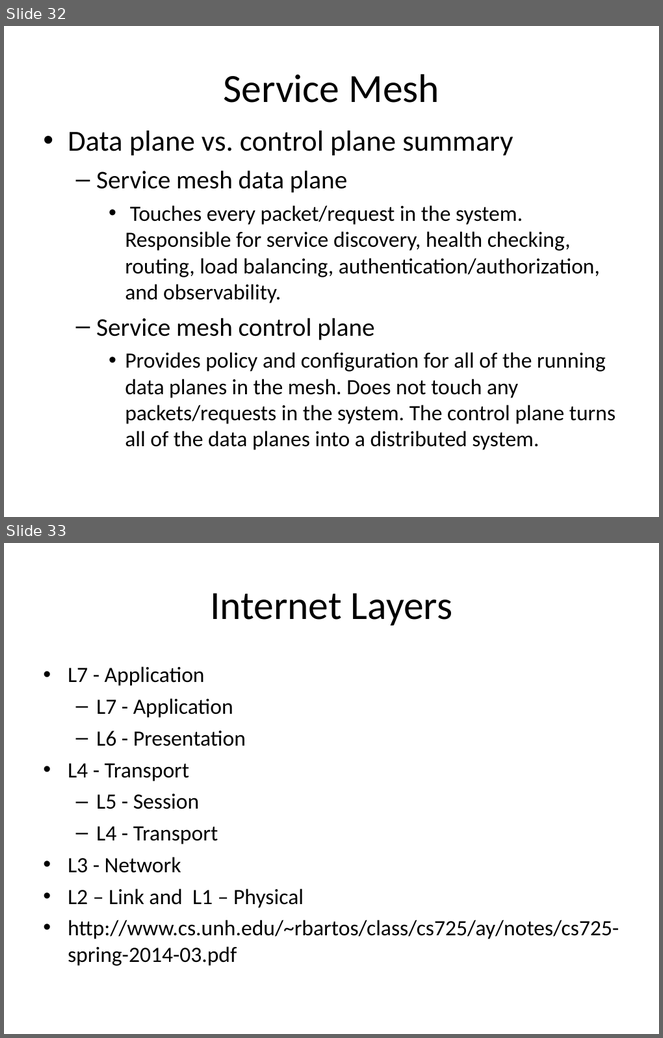
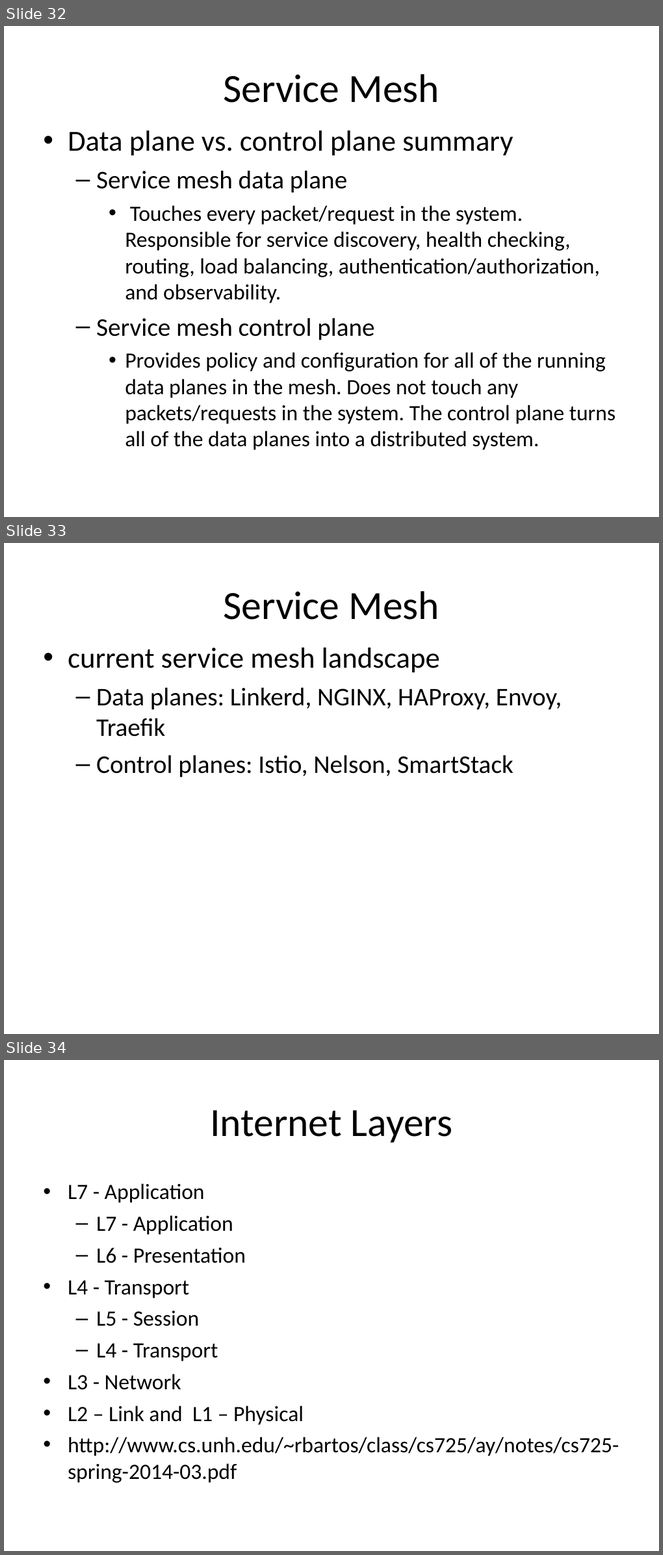
Before and after one commit to bobwares/training, a slide deck: presentations/Microservices Architecures.ppt. Shown one above the other, each under a label of ours: slides 32 and 33 before the commit, slides 32, 33 and 34 after it. The pictures are 663x1038 and 663x1555 pixels, drawn with LibreOffice and Linux fonts; fonts in the diff are those of the drawing. Boxes give left, top, right and bottom in pixels: in the first picture for what was removed or moved away, otherwise in the second. Text is boxed around its words. In the diff, an @@ line names an element or a change of style, - is before the commit and + after.

```diff
--- a/presentations/Microservices Architecures.ppt
+++ b/presentations/Microservices Architecures.ppt
@@ slide 33 added at (4, 543, 659, 1034), background #FFFFFF @@
@@ title added at (223, 591, 440, 620), 44 pt, text #000000 @@
+Service Mesh
@@ text added at (68, 648, 562, 778), 28 pt, text #000000 @@
+• current service mesh landscape
+  – Data planes: Linkerd, NGINX, HAProxy, Envoy, Traefik
+  – Control planes: Istio, Nelson, SmartStack
@@ what was slide 33 is now slide 34 @@
```
Also in this commit, not shown: 3 slides changed, 6 other slides added, 1 slide removed.
